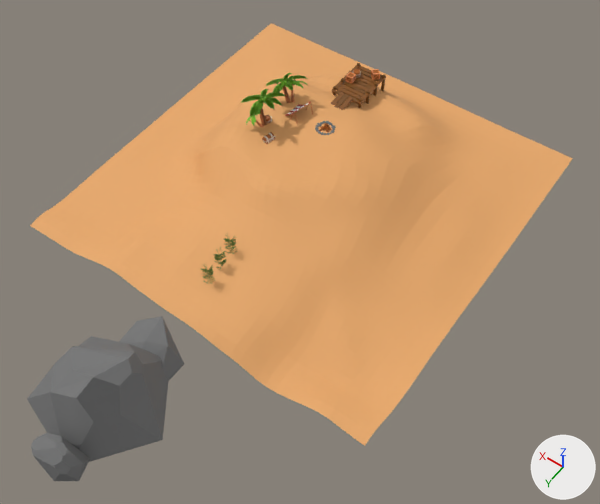
What one commit did to the glTF model three-website/public/island.glb.
One viewpoint serves both versions: a camera (50 mm lens) standing at (-9.34, 13.54, 17.21) and looking at (-1.42, 2.45, -0.22). Arrows for +X, +Y and +Z are at lower right; the lights stay in place. Where no turn or scale is listed for an object, it has been applied to the vertices.

The scene before the commit, as lines of its bpy script (objects in view):
```python
ob_boulder_001 = bpy.data.objects.new('Boulder.001', me_icosphere_007)
ob_boulder_001.location = (0.0, 6.46, 0.0)
ob_boulder_002 = bpy.data.objects.new('Boulder.002', me_icosphere_009)
ob_boulder_002.location = (-0.55, 10.1, -0.38)
ob_boulder_003 = bpy.data.objects.new('Boulder.003', me_icosphere_004)
ob_boulder_003.location = (0.0, 6.07, 0.0)
ob_cube_001 = bpy.data.objects.new('Cube.001', me_cube_009)
ob_cube_001.location = (0.49, -3.03, 0.61)
ob_cube_001.scale = (0.818, 0.125, 0.0387)
ob_cube_002 = bpy.data.objects.new('Cube.002', me_cube_006)
ob_cube_002.location = (0.49, -3.17, 0.61)
ob_cube_002.scale = (0.852, 0.125, 0.0387)
ob_island = bpy.data.objects.new('Island', me_island)
ob_island.location = (-0.03, -0.03, -0.41)
```
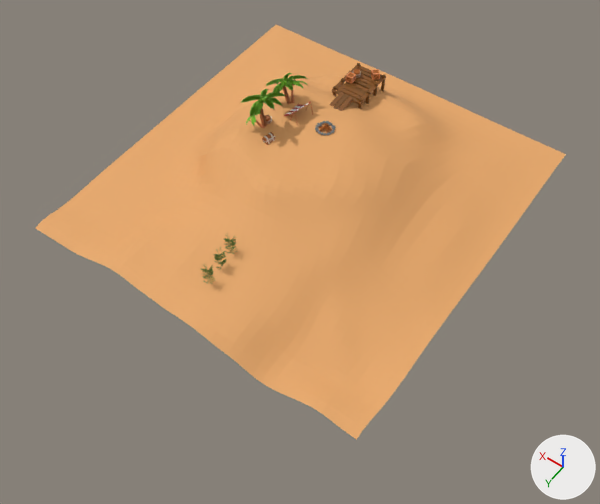
What the commit changed:
Object 'Boulder.003' (ob_boulder_003) is deleted.
Object 'Boulder.001' (ob_boulder_001) is deleted.
Object 'Boulder.002' (ob_boulder_002) is deleted.
Object 'Island' (ob_island) moves from (-0.03, -0.03, -0.41) to (-0.02, -0.03, -0.39).
Object 'Island' (ob_island) is rescaled from (1.0, 1.0, 1.0) to (0.96, 1.0, 0.96).
Object 'Cube.001' (ob_cube_001) moves from (0.49, -3.03, 0.61) to (0.48, -3.03, 0.59).
Object 'Cube.001' (ob_cube_001) is rescaled from (0.818, 0.125, 0.0387) to (0.786, 0.125, 0.0372).
Object 'Cube.002' (ob_cube_002) moves from (0.49, -3.17, 0.61) to (0.48, -3.17, 0.59).
Object 'Cube.002' (ob_cube_002) is rescaled from (0.852, 0.125, 0.0387) to (0.818, 0.125, 0.0372).

Changed parts and their boxes (x1, y1, x2, y2) in the pictures (600 x 504 px):
'Island', moved, rescaled: before (30, 23, 573, 446); after (36, 25, 566, 440)
'Boulder.003', deleted: before (27, 336, 168, 462)
'Boulder.002', deleted: before (31, 433, 90, 481)
'Boulder.001', deleted: before (119, 316, 184, 381)
'Cube.001', moved, rescaled (8% shorter): before (343, 82, 366, 94); after (344, 83, 366, 94)
'Cube.002', moved, rescaled (8% shorter): before (345, 81, 369, 92); after (346, 82, 369, 92)
